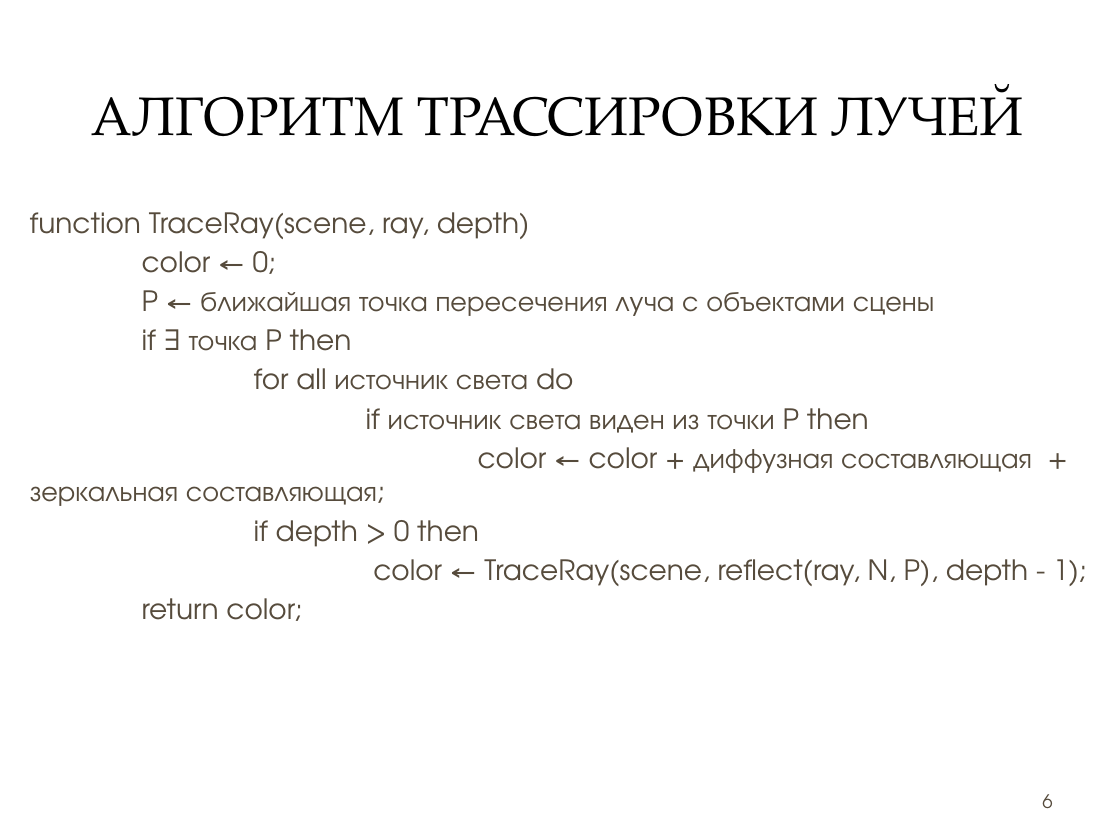
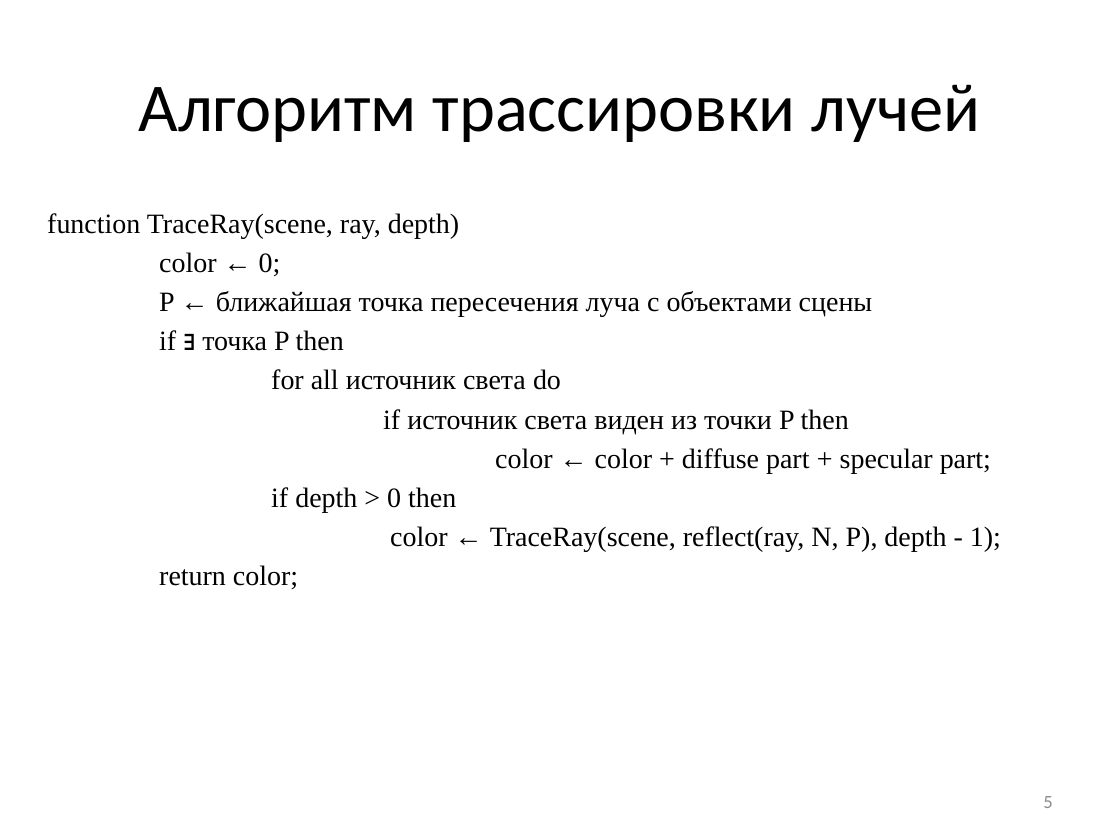
Before and after one commit to 1Bitcoin/course-project-computer-graphics, a slide deck: slide 5 of doc/Презентация.pptx (slide 6 before the commit). Drawn at 1120x840 pixels with LibreOffice and Linux fonts; fonts in the diff are those of the drawing; background and template pictures are left out. Boxes give left, top, right and bottom in pixels: in the first picture for what was removed or moved away, otherwise in the second. Text is boxed around its words. In the diff, an @@ line names an element or a change of style, - is before the commit and + after.

```diff
--- a/doc/Презентация.pptx
+++ b/doc/Презентация.pptx
@@ rounded rectangle removed at bbox=[11, 12, 1109, 829] @@
@@ rectangle removed at bbox=[34, 34, 1086, 196] @@
@@ rectangle removed at bbox=[46, 46, 1073, 183] @@
@@ title at bbox=[139, 84, 980, 142]: text changed; size 35 to 44 pt; font TeX Gyre Pagella to Calibri @@
-АЛГОРИТМ ТРАССИРОВКИ ЛУЧЕЙ
+Алгоритм трассировки лучей
@@ text "function TraceRay(scene, ray, depth)": place and size @@
-text "function TraceRay(scene, ray, depth)" at bbox=[30, 212, 1087, 621]
+text "function TraceRay(scene, ray, depth)" at bbox=[47, 213, 1001, 589]
@@ text at bbox=[47, 213, 1001, 589]: font TeX Gyre Adventor to Times New Roman, text colour #564B3C to #000000 in "function TraceRay(scene, ray, depth)", "color ← 0;", "P ← ближайшая точка пересечения луча с ...", "if ∃ точка P then" and 5 more places @@
@@ text at bbox=[495, 448, 991, 473]: text changed; font TeX Gyre Adventor to Times New Roman; text colour #564B3C to #000000 @@
-color ← color + диффузная составляющая + зеркальная составляющая;
+color ← color + diffuse part + specular part;
@@ page number at bbox=[1043, 796, 1052, 808]: text changed; font TeX Gyre Adventor to Calibri; text colour #564B3C to #8C8C8C @@
-6
+5
```
Also in this commit, not shown: 5 other slides changed, 5 slides added, 4 slides removed, 2 other files.
